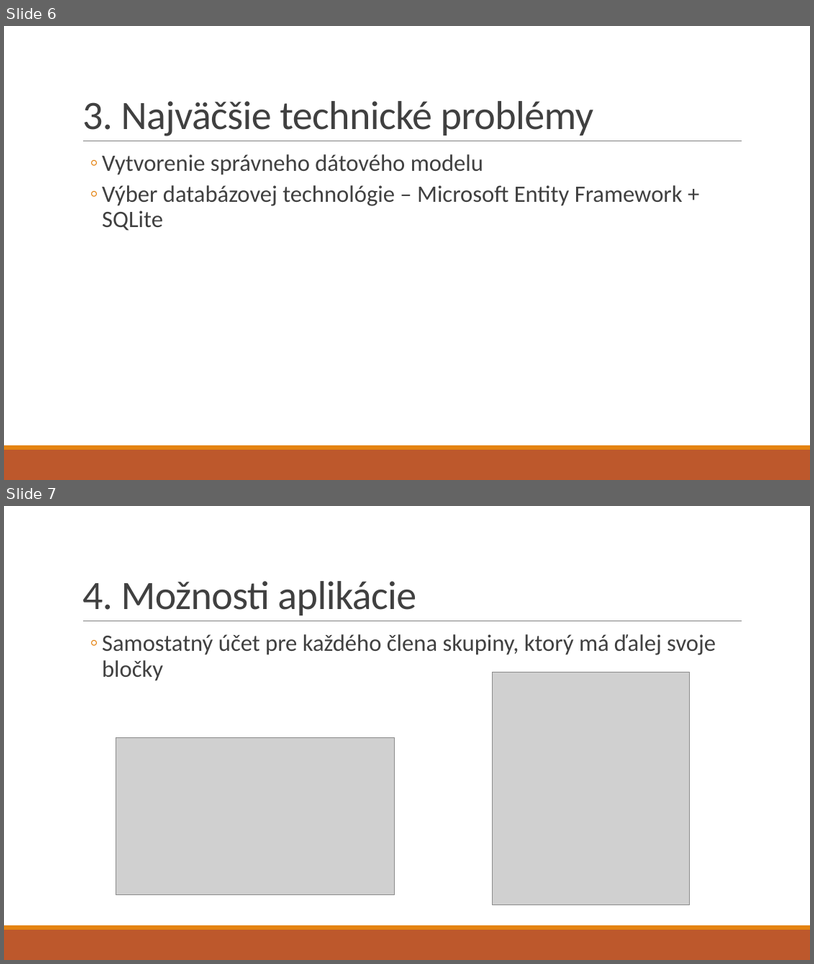
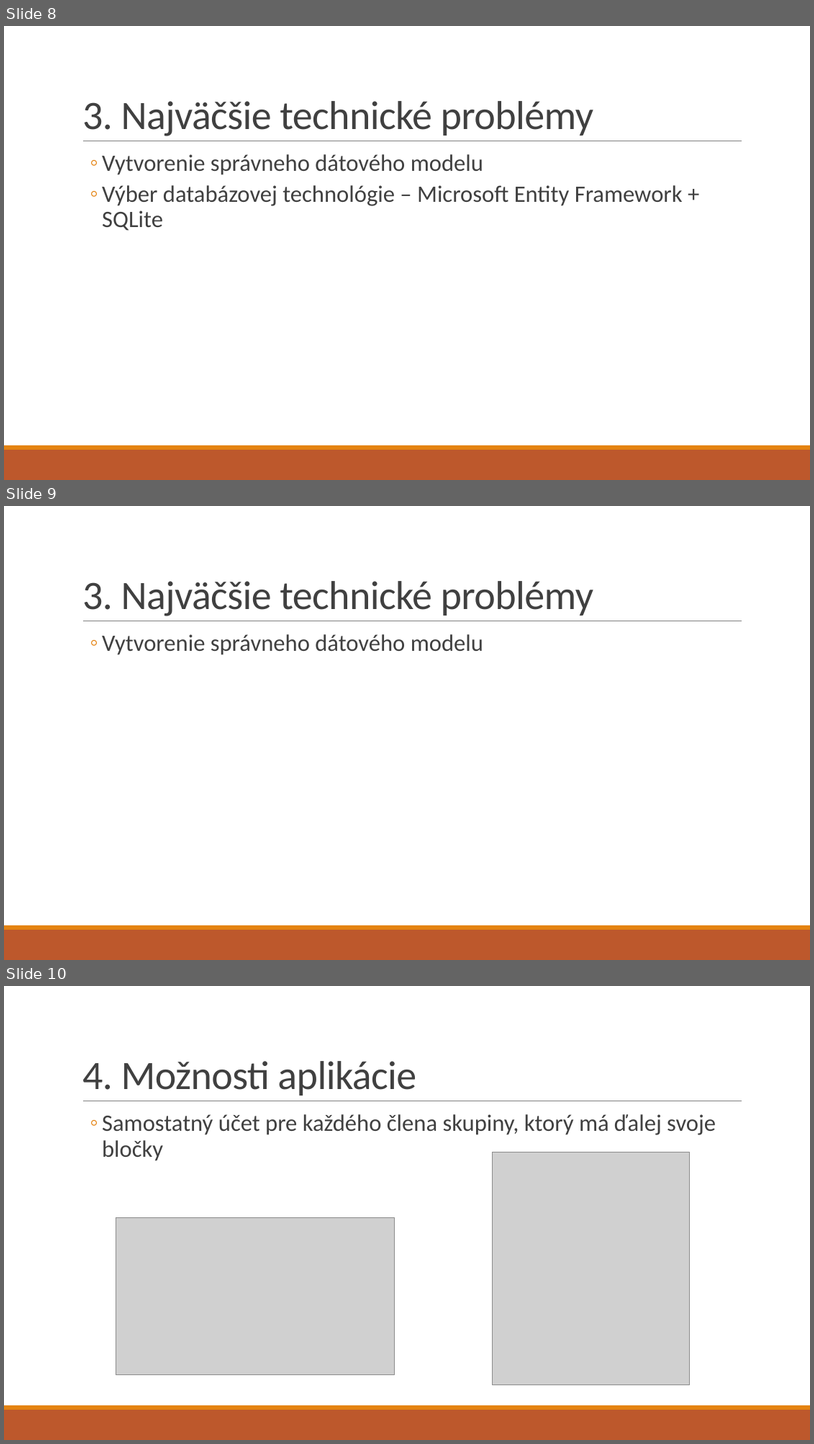
Before and after one commit to rtrembecky/drink_tracker, a slide deck: Presentation/Drink Tracker.pptx. Shown one above the other, each under a label of ours: slides 6 and 7 before the commit, slides 8, 9 and 10 after it. The pictures are 814x964 and 814x1444 pixels, drawn with LibreOffice and Linux fonts; fonts in the diff are those of the drawing; grey boxes stand for pictures. Boxes give left, top, right and bottom in pixels: in the first picture for what was removed or moved away, otherwise in the second. Text is boxed around its words. In the diff, an @@ line names an element or a change of style, - is before the commit and + after.

```diff
--- a/Presentation/Drink Tracker.pptx
+++ b/Presentation/Drink Tracker.pptx
@@ slide 9 added at bbox=[4, 506, 810, 960], background #FFFFFF; not listed: 3 template elements that a slide beside it also shows @@
@@ title added at bbox=[82, 581, 594, 616], 48 pt, text #404040 @@
+3. Najväčšie technické problémy
@@ text added at bbox=[102, 634, 484, 655], 28 pt, text #404040 @@
+  ◦ Vytvorenie správneho dátového modelu
@@ what was slide 6 is now slide 8 @@
@@ what was slide 7 is now slide 10 @@
```
Also in this commit, not shown: 2 other slides added.
